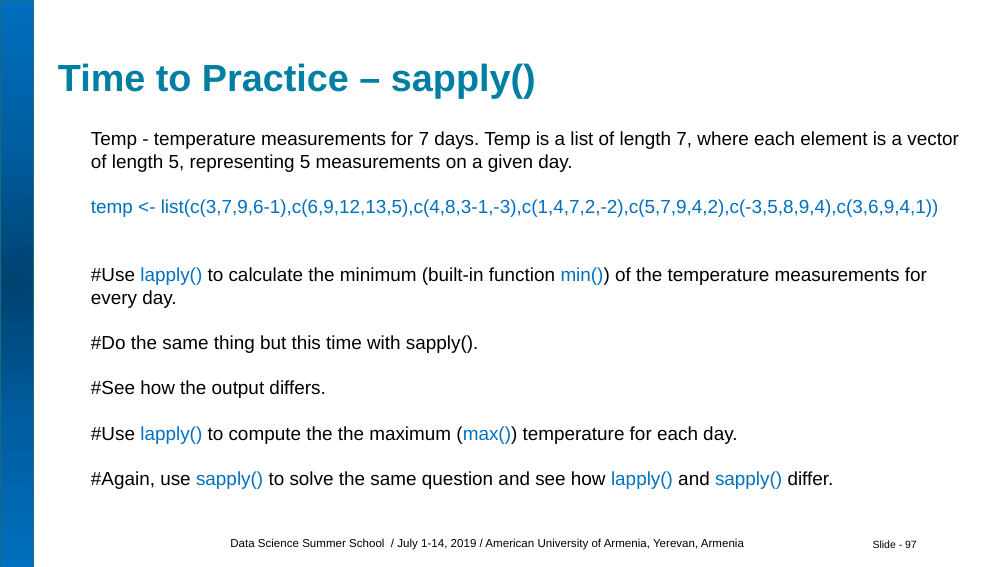
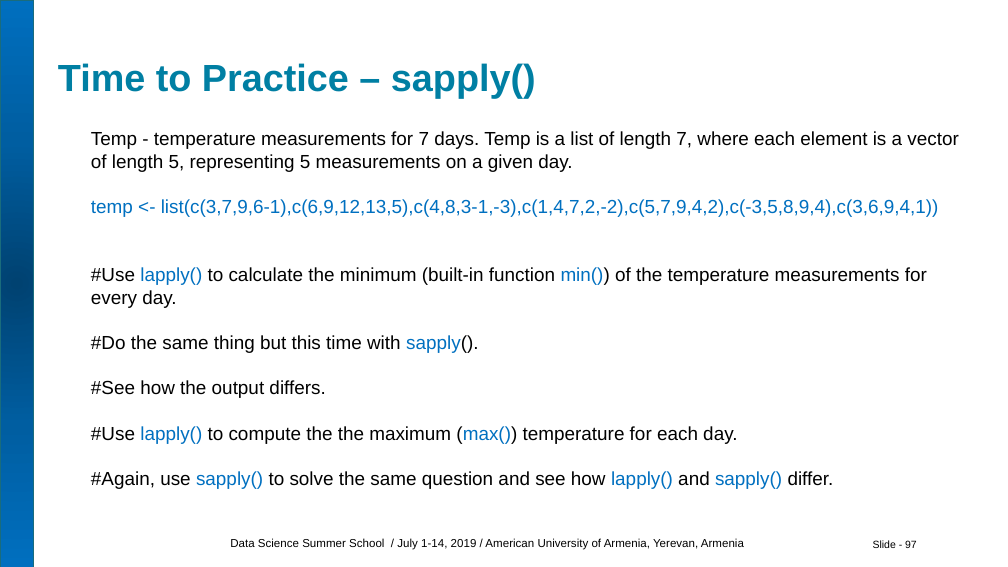
Before and after one commit to HermineGrigoryan/DS-Summer-School, a slide deck: slide 97 of R for Data Science/R for DS AUA.pptx. Drawn at 1008x567 pixels with LibreOffice and Linux fonts; fonts in the diff are those of the drawing. Boxes give left, top, right and bottom in pixels: in the first picture for what was removed or moved away, otherwise in the second. Text is boxed around its words. In the diff, an @@ line names an element or a change of style, - is before the commit and + after.

```diff
--- a/R for Data Science/R for DS AUA.pptx
+++ b/R for Data Science/R for DS AUA.pptx
@@ text at (91,335,478,353): text colour #000000 to #0070C0 in "sapply()." @@
```
Also in this commit, not shown: 20 other slides changed, 36 slides added, 1 other file.
